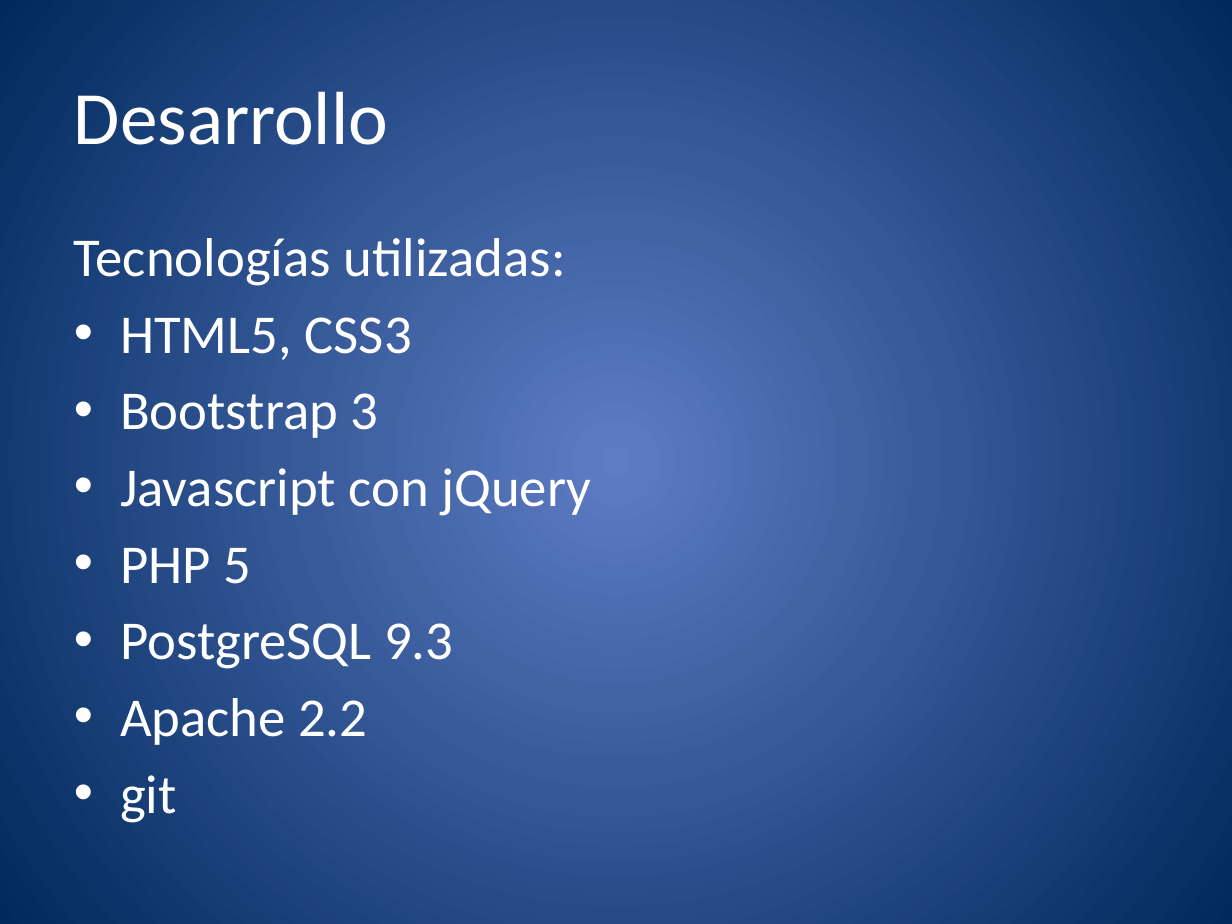
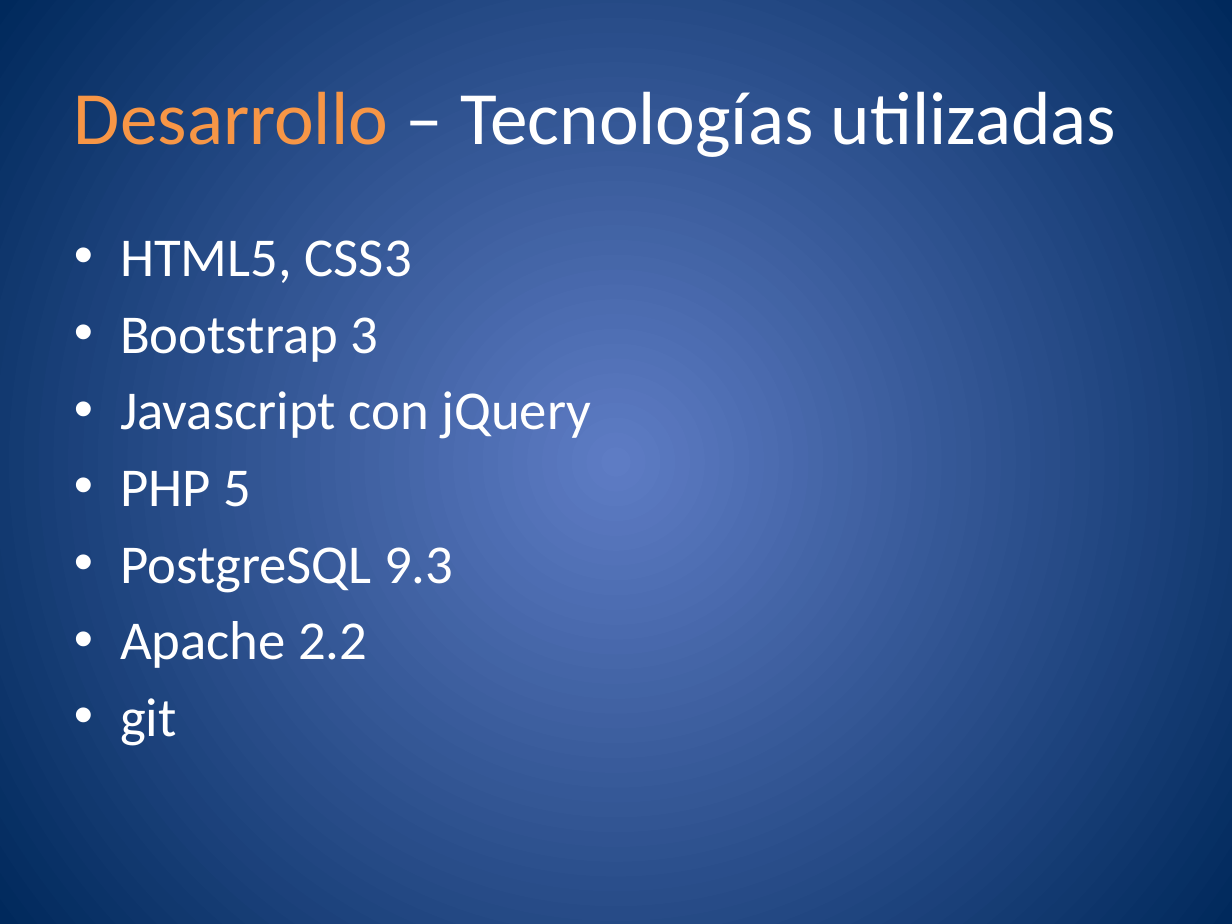
Before and after one commit to molins/TFG, a slide deck: slide 23 of presentacion/TFG.pptx. Drawn at 1232x924 pixels with LibreOffice and Linux fonts; fonts in the diff are those of the drawing. Boxes give left, top, right and bottom in pixels: in the first picture for what was removed or moved away, otherwise in the second. Text is boxed around its words. In the diff, an @@ line names an element or a change of style, - is before the commit and + after.

```diff
--- a/presentacion/TFG.pptx
+++ b/presentacion/TFG.pptx
@@ title at [74, 91, 1117, 157]: text changed @@
-Desarrollo
+Desarrollo – Tecnologías utilizadas
@@ text at [74, 238, 565, 286]: paragraph removed @@
-Tecnologías utilizadas:
```
Also in this commit, not shown: 33 other slides changed, 3 slides added, 1 slide removed, 4 other files.
